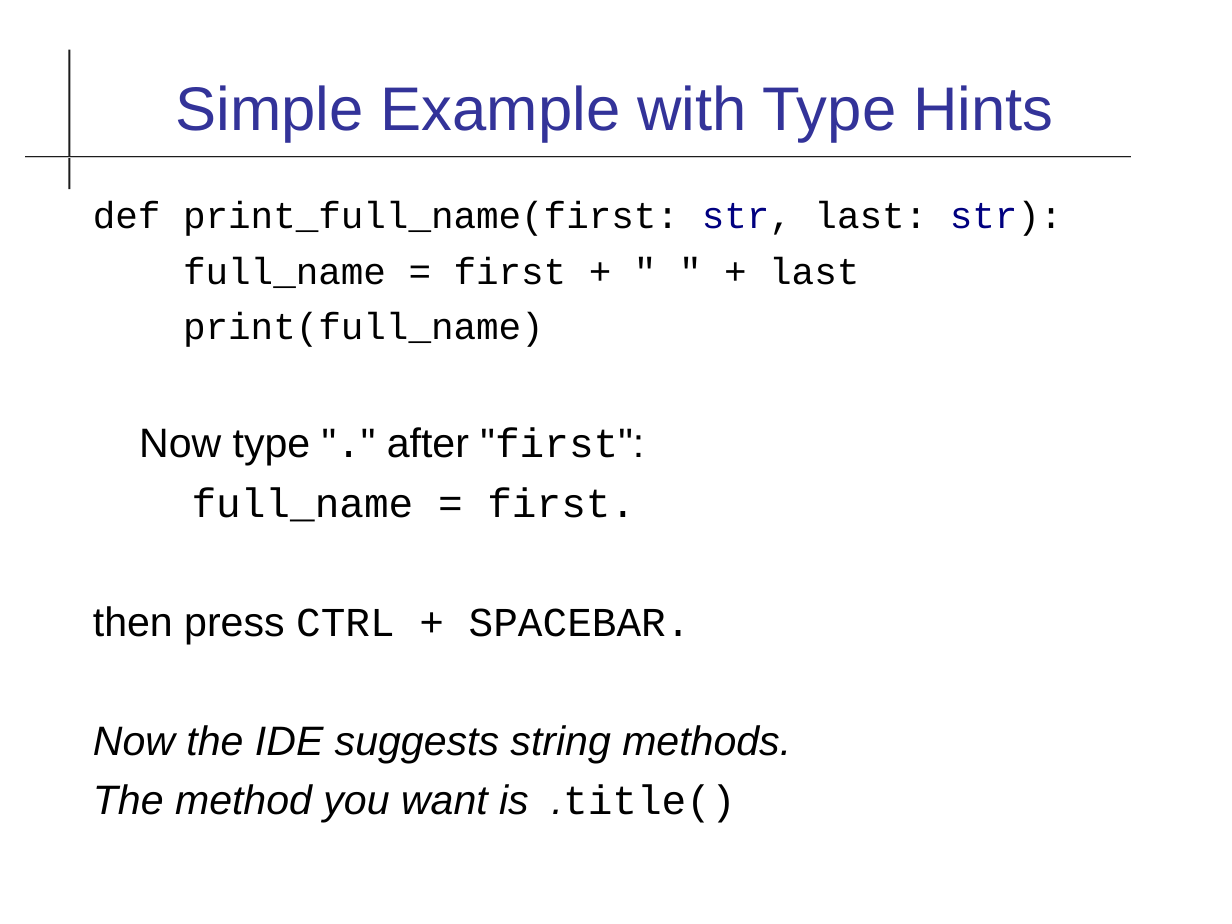
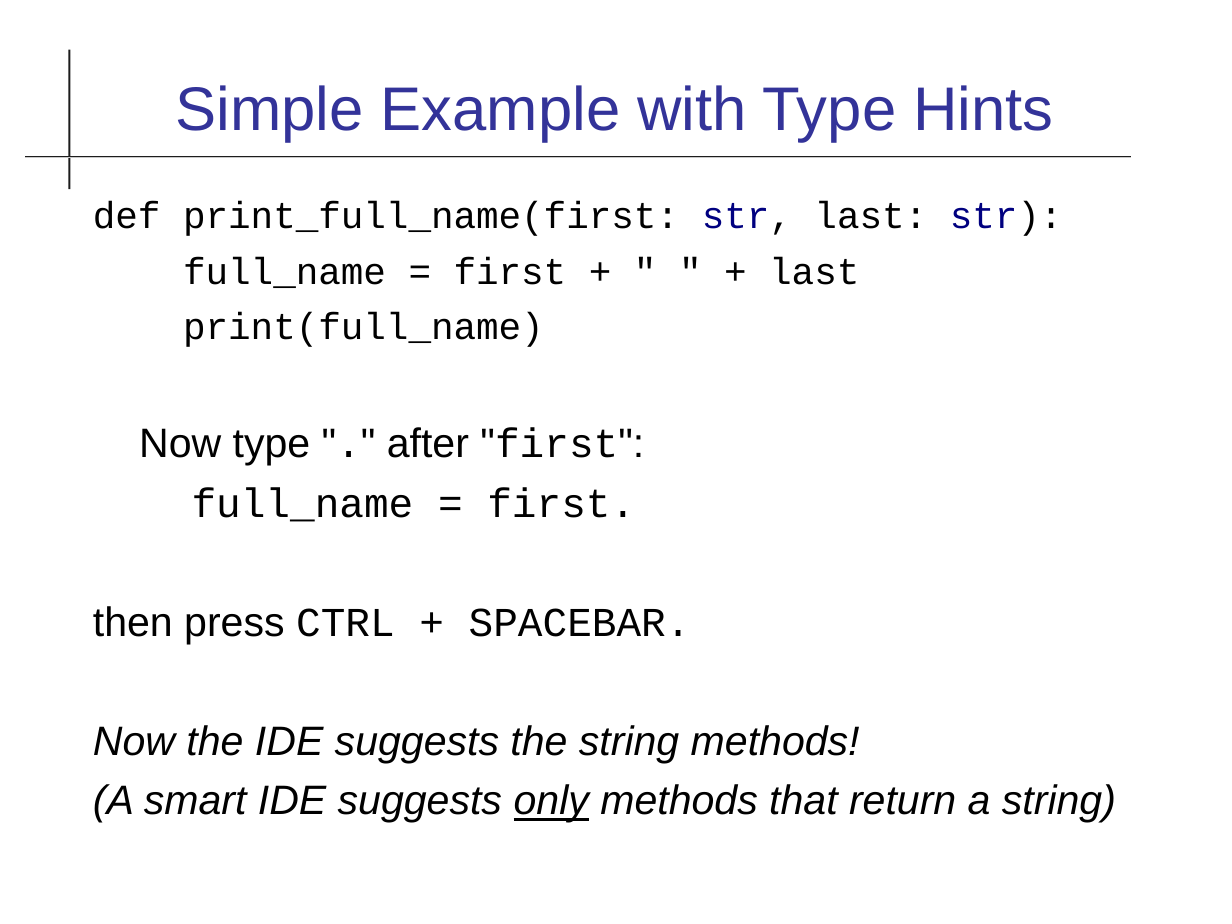
Before and after one commit to cpske/ISP, a slide deck: slide 17 of code-quality/Type-Checking.odp. Drawn at 1232x924 pixels with LibreOffice and Linux fonts; fonts in the diff are those of the drawing. Boxes give left, top, right and bottom in pixels: in the first picture for what was removed or moved away, otherwise in the second. Text is boxed around its words. In the diff, an @@ line names an element or a change of style, - is before the commit and + after.

Commit message:
update to week 10 schedule and type hints material

```diff
--- a/code-quality/Type-Checking.odp
+++ b/code-quality/Type-Checking.odp
@@ text at bbox=[93, 725, 1116, 823]: text changed @@
-Now the IDE suggests string methods.
-The method you want is .title()
+Now the IDE suggests the string methods!
+(A smart IDE suggests only methods that return a string)
```
Also in this commit, not shown: 8 other slides changed, 1 slide added, 4 other files.
